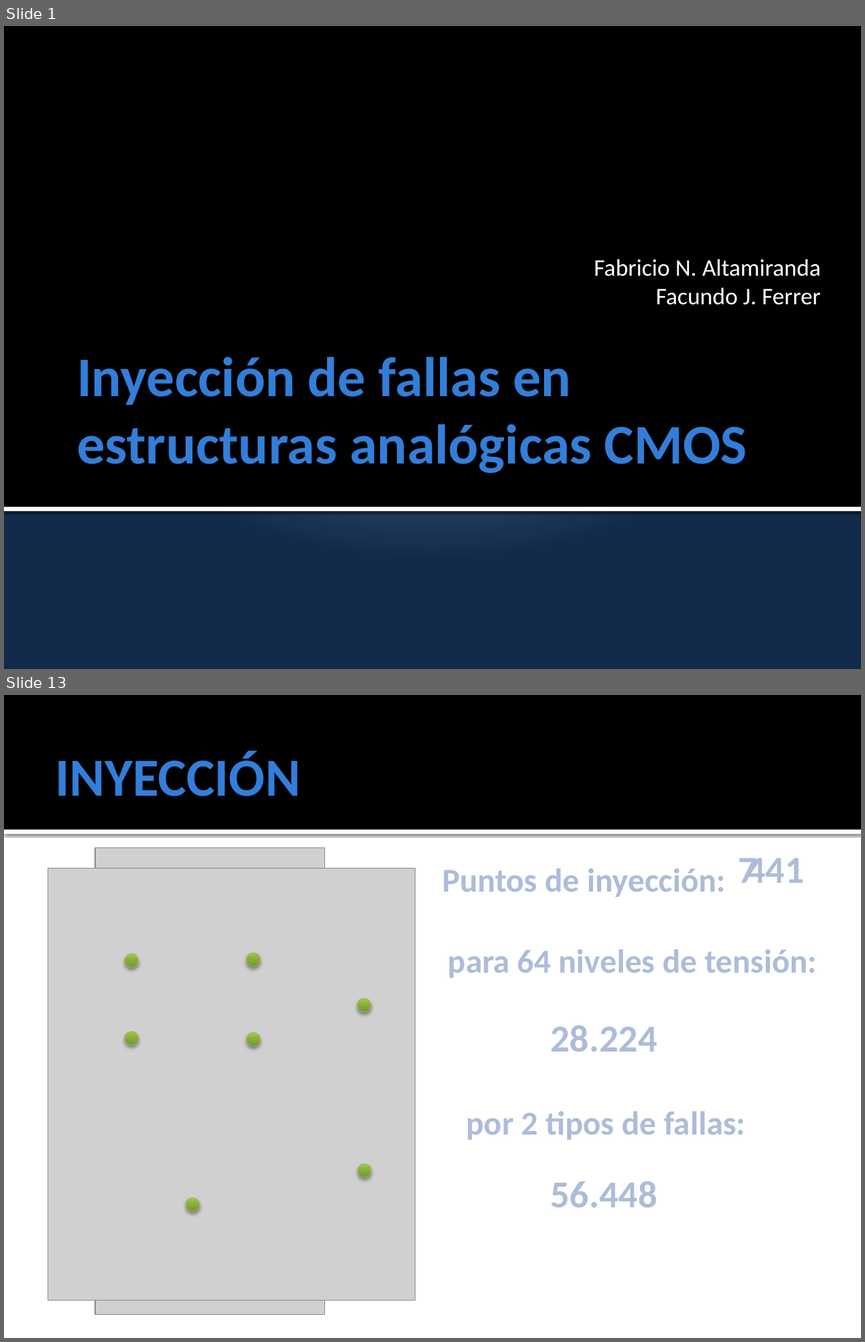
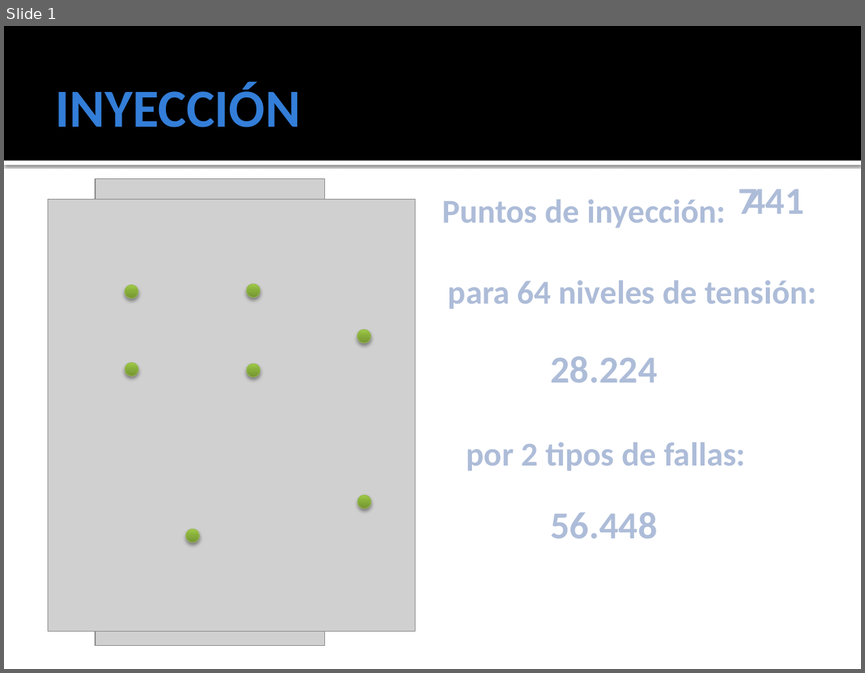
Before and after one commit to ginotkj/fiocs, a slide deck: Documentation/Documentacion/PRESENTACION_FACU.pptx. Shown one above the other, each under a label of ours: slides 1 and 13 before the commit, slide 1 after it; the slides between them are not shown. The pictures are 865x1342 and 865x673 pixels, drawn with LibreOffice and Linux fonts; fonts in the diff are those of the drawing; grey boxes stand for pictures. Boxes give left, top, right and bottom in pixels: in the first picture for what was removed or moved away, otherwise in the second. Text is boxed around its words. In the diff, an @@ line names an element or a change of style, - is before the commit and + after.

```diff
--- a/Documentation/Documentacion/PRESENTACION_FACU.pptx
+++ b/Documentation/Documentacion/PRESENTACION_FACU.pptx
@@ slide 1 removed at [4, 26, 861, 669], background gradient #B3BEDC to #B1BCDB to #122B4A @@
@@ rectangle removed at [4, 26, 861, 507] @@
@@ subtitle removed at [594, 259, 821, 305] @@
-Fabricio N. Altamiranda
-Facundo J. Ferrer
@@ title removed at [77, 356, 747, 473] @@
-Inyección de fallas en estructuras analógicas CMOS
@@ rectangle removed at [4, 507, 861, 511] @@
@@ what was slide 13 is now slide 1 @@
```
Also in this commit, not shown: 1 slide changed, 1 slide added, 12 other slides removed, 8 other files.
